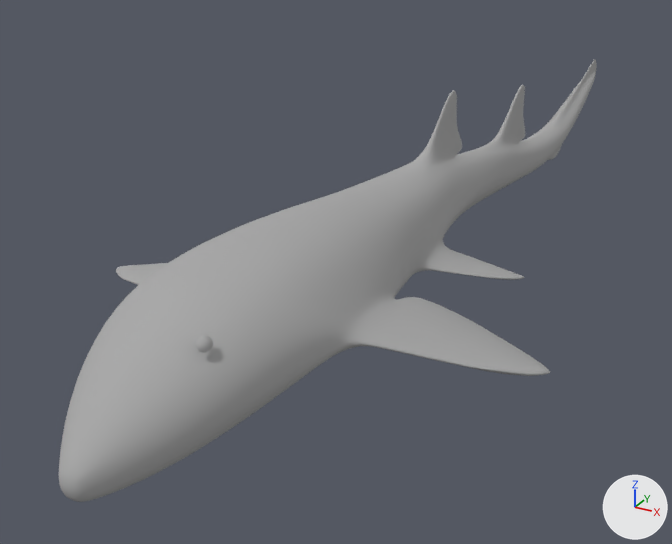
What one commit did to the Blender file Shark.blend.
One viewpoint serves both versions: a 50 mm lens placed at (5.3, -13.4, 4.65), pointed at (-1.34, -1.31, -1.39). The axes (+X, +Y, +Z) are drawn at lower right. The lights are the same throughout.

The scene before the commit, as lines of its bpy script (objects in view):
```python
mat_shark = diffuse_material('Shark')
mat_shark.base_color = (0.406, 0.406, 0.406)  # grey #ababab
me_object_000 = bpy.data.meshes.new('Object.000')
me_object_000.from_pydata(...)  # 145 vertices, 222 faces; spans x 0.537..0.649, y 0.548..0.678, z 7.258..7.412
me_object_000.polygons.foreach_set('use_smooth', [True] * 222)
me_object_000.materials.append(mat_shark)  # grey #ababab
me_object_002 = bpy.data.meshes.new('Object.002')
me_object_002.from_pydata(...)  # 539 vertices, 476 faces; spans x 0.0..3.1, y -1.3..1.5, z -9.1..8.7
me_object_002.polygons.foreach_set('use_smooth', [True] * 476)
me_object_002.materials.append(mat_shark)  # grey #ababab
ob_eye = bpy.data.objects.new('Eye', me_object_000)
ob_eye.location = (0.0, 0.0, 0.0)
ob_eye.rotation_euler = (1.571, 0.0, 0.0)  # degrees (90, 0, 0)
ob_shark = bpy.data.objects.new('Shark', me_object_002)
ob_shark.location = (0.0, 0.0, 0.0)
ob_shark.rotation_euler = (1.571, 0.0, 0.0)  # degrees (90, 0, 0)
_m = ob_shark.modifiers.new('Mirror', 'MIRROR')
_m.use_clip = True
_m = ob_shark.modifiers.new('Subsurf', 'SUBSURF')
_m.levels = 2
```
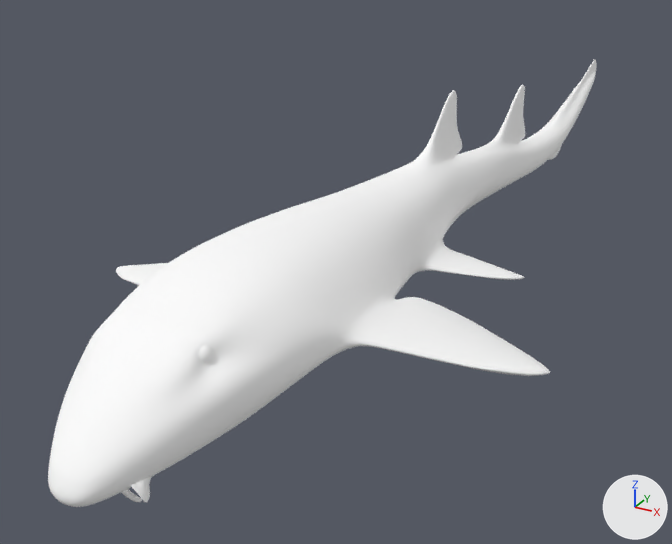
Pixel boxes (x1, y1, x2, y2) of what changed, in the pictures (672 x 544 px):
'Shark', recoloured, reshaped (grey to white)
    before: (59, 60, 597, 502)
    after: (48, 60, 597, 507)
'Cone', added
    after: (121, 476, 152, 503)
'Eye', deleted
    before: (196, 335, 213, 353)
'Sphere', added
    after: (102, 319, 213, 363)
part 1 of me_object_002, built on
    before: (59, 269, 324, 502)
    after: (48, 271, 330, 507)

Patch to the scene script:
```diff
--- a/Shark.blend.py
+++ b/Shark.blend.py
@@ mat_shark @@
-mat_shark = diffuse_material('Shark')
-mat_shark.base_color = (0.406, 0.406, 0.406)  # grey #ababab
+mat_shark = principled_material('Shark')
+mat_shark.base_color = (1.0, 1.0, 1.0)  # white #ffffff
+mat_shark.roughness = 1.0
@@ me_object_002 @@
 # used by ob_shark; location = (0.0, 0.0, 0.0); rotation_euler = (1.571, 0.0, 0.0), in degrees (90, 0, 0)
-me_object_002.from_pydata(...)  # 539 vertices, 476 faces; spans x 0.0..3.1, y -1.3..1.5, z -9.1..8.7
+me_object_002.from_pydata(...)  # 566 vertices, 500 faces; spans x 0.0..3.1, y -1.3..1.5, z -9.1..8.8
+# me_object_002 part 1
+# 1 vertex is removed from x 0.9, y 0.3, z 7.1
+# 20 faces are deleted
+# 25 vertices move from x 0.0..0.7, y -0.7..0.8, z 7.1..8.7 to x 0.0..0.9, y -0.6..0.7, z 7.2..8.7
+# 28 vertices are added at x 0.0..1.1, y -0.6..0.7, z 6.5..8.8
+# 44 new faces join them
 me_object_002.materials.append(mat_shark)
@@ me_cone_002 @@
+me_cone_002.from_pydata(...)  # 81 vertices, 66 faces; spans x 0.131..0.549, y -8.341..-7.96, z -0.729..-0.205
+me_cone_002.polygons.foreach_set('use_smooth', [True] * 66)
+me_cone_002.materials.append(mat_shark)  # white #ffffff
@@ me_sphere @@
+me_sphere.from_pydata(...)  # a UV sphere (8 segments, 6 rings, poles along z) spanning x 0.458..0.656, y -7.413..-7.214, z 0.382..0.581
+me_sphere.polygons.foreach_set('use_smooth', [True] * 48)
+me_sphere.materials.append(mat_shark)  # white #ffffff
@@ ob_eye @@
-ob_eye = bpy.data.objects.new('Eye', me_object_000)
-ob_eye.location = (0.0, 0.0, 0.0)
-ob_eye.rotation_euler = (1.571, 0.0, 0.0)  # degrees (90, 0, 0)
@@ ob_cone @@
+ob_cone = bpy.data.objects.new('Cone', me_cone_002)
+ob_cone.location = (0.0, 0.0, 0.0)
+_m = ob_cone.modifiers.new('Mirror', 'MIRROR')
+_m = ob_cone.modifiers.new('Subsurf', 'SUBSURF')
+_m.levels = 2
@@ ob_sphere @@
+ob_sphere = bpy.data.objects.new('Sphere', me_sphere)
+ob_sphere.location = (0.0, 0.0, 0.0)
+_m = ob_sphere.modifiers.new('Mirror', 'MIRROR')
+_m = ob_sphere.modifiers.new('Subsurf', 'SUBSURF')
+_m.levels = 2
```
